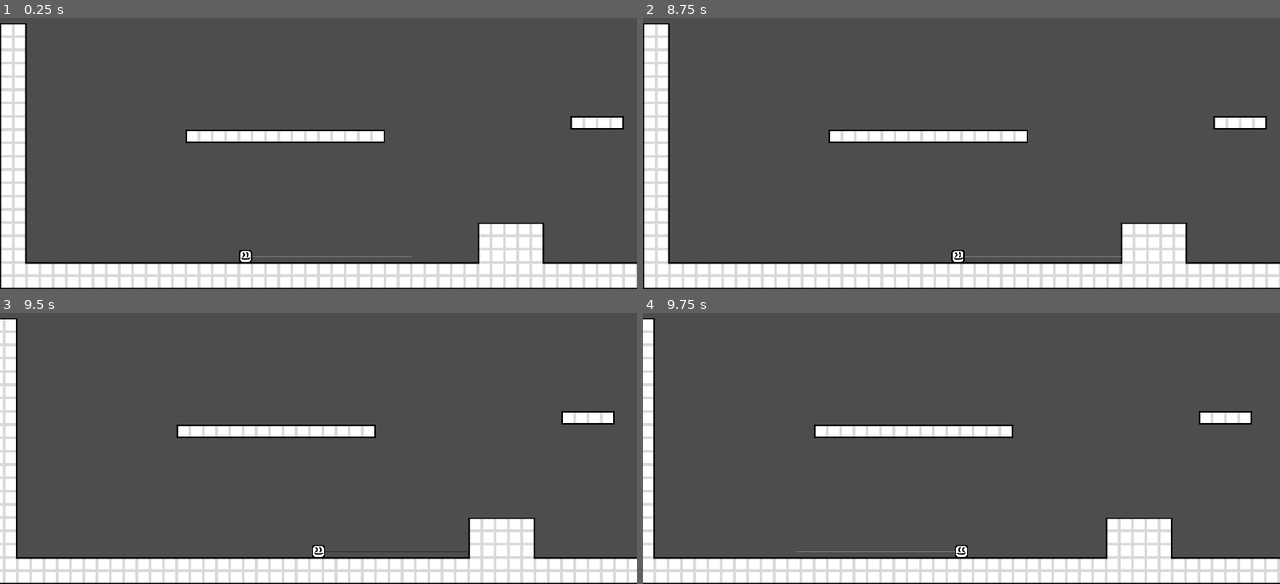
Above: before the commit, frames 1-4 (two rows, left to right).
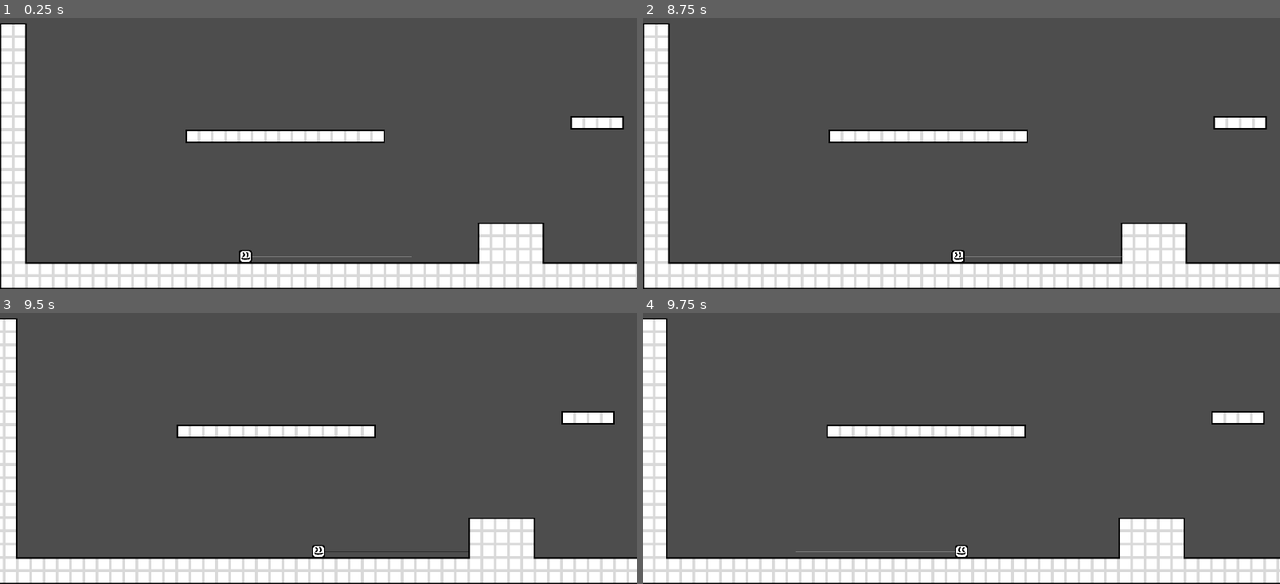
Above: after the commit, the same moments.

Repository: ADON15c/Spell-Hook
Game: Godot game, scene res://scenes/game/game.tscn
Same seed, same stepped clock (60 frames per second), same inputs: the game is played once before the commit and once after it.
Inputs:
- Up to frame 1 (0.25 s): no input
- Up to frame 2 (8.75 s): tap Enter at 0.5, 4.25 s; hold Right (move_right) 0.53-2.03 s; tap X (grapple) every 0.75 s from 0.6 to 8.1 s; tap C (jump) at 0.77, 1.52, 3.02, 3.77, 4.52, 6.02, 6.77, 7.52 s; tap Space at 2 s; hold Left (move_left) 2.03-2.78 s; hold Right (move_right) 2.78-4.28 s; hold Left (move_left) 4.28-5.03 s; hold Right (move_right) 5.03-5.78 s; hold Left (move_left) 5.78-7.28 s; hold Right (move_right) from 7.28 s (still down)
- Up to frame 3 (9.5 s): keep holding Right (move_right); tap X (grapple) at 8.85 s; tap C (jump) at 9.02 s
- Up to frame 4 (9.75 s): tap Space at 9.5 s; release Right (move_right) at 9.53 s; hold Left (move_left) from 9.53 s (still down); tap X (grapple) at 9.6 s

Frames 1-3 are identical in both runs. In frame 4, 4.0% of the frame differs, in the area x 1-100%, y 2-100%.

Commit message:
Small player fix

Diff:
--- a/scenes/player/player_controller.gd
+++ b/scenes/player/player_controller.gd
@@ -132,6 +132,7 @@
 		position = new_position
 
 	if Input.is_action_just_pressed("grapple"):
+		angular_velocity_to_velocity()
 		player_state = State.NORMAL
 
 	# Add the gravity.
